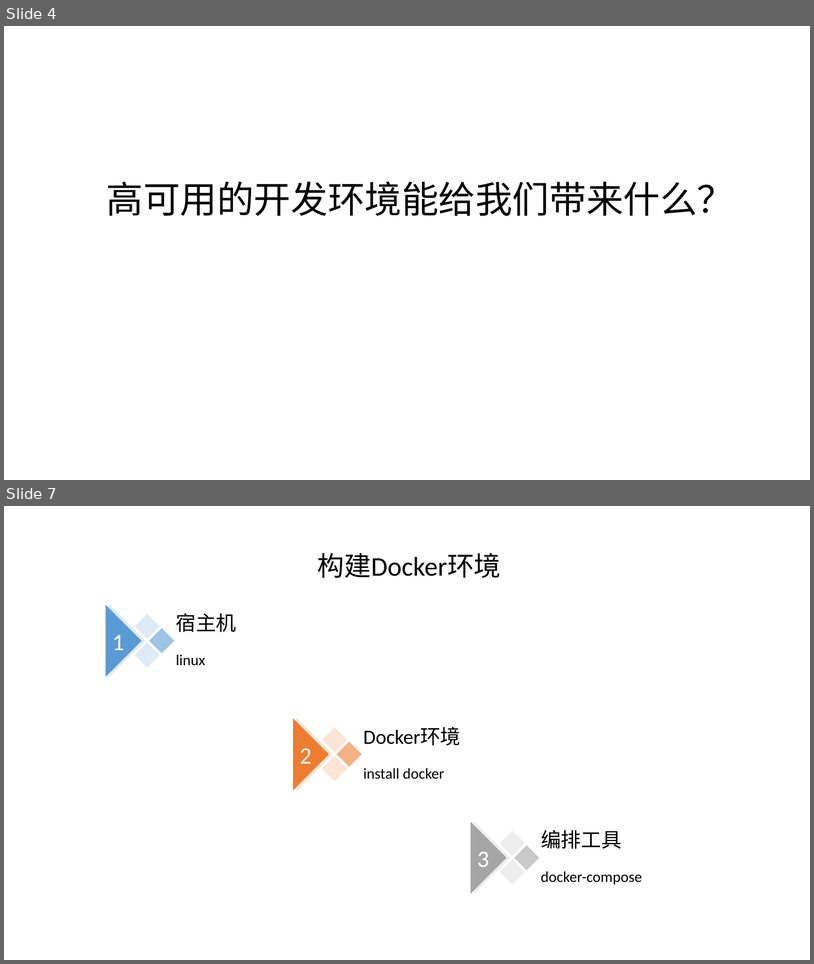
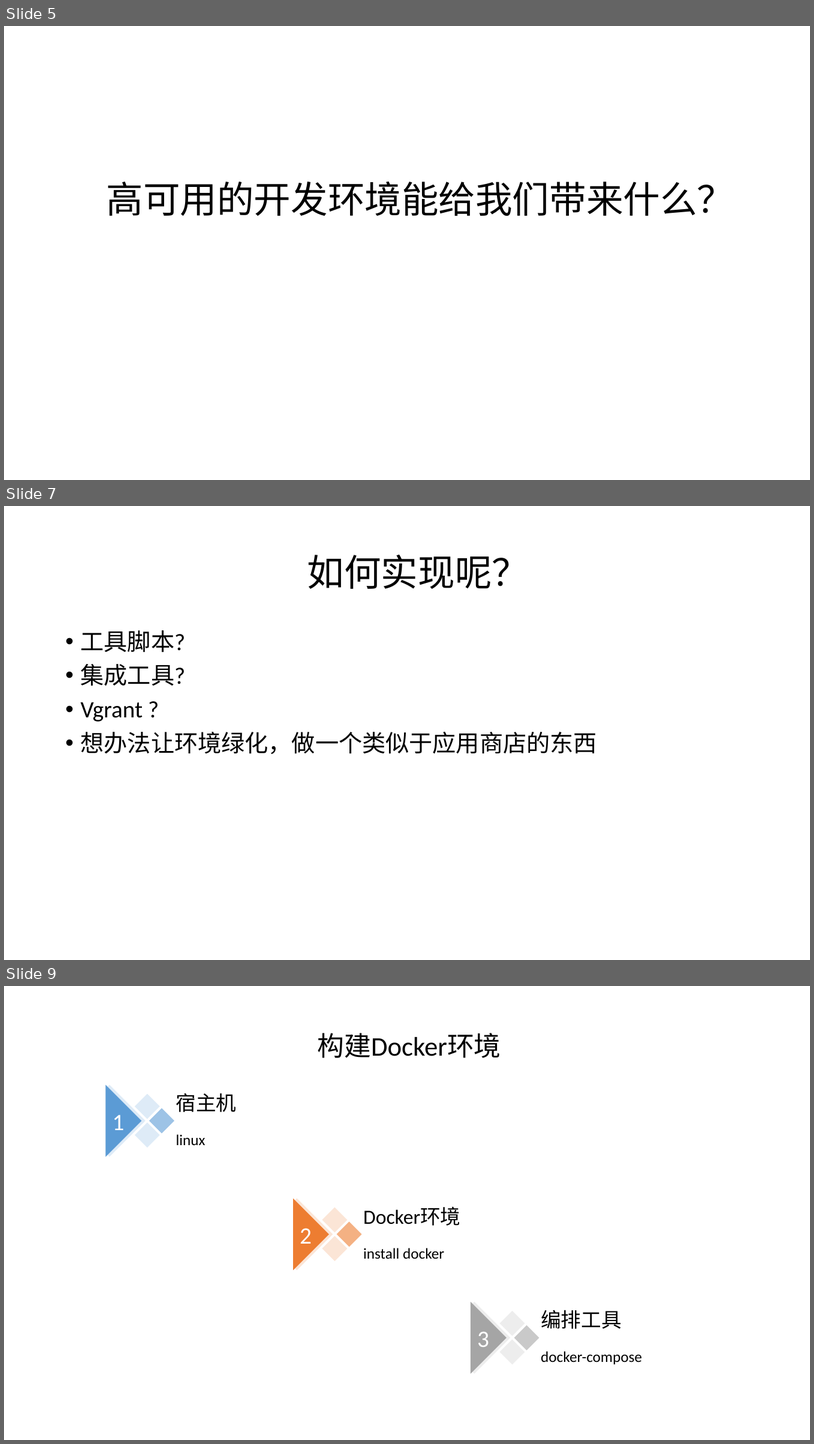
Before and after one commit to gtsigner/docker-samples, a slide deck: 1.Docker高可用的开发环境-preview.pptx. Shown one above the other, each under a label of ours: slides 4 and 7 before the commit, slides 5, 7 and 9 after it; the slides between them are not shown. The pictures are 814x964 and 814x1444 pixels, drawn with LibreOffice and Linux fonts; fonts in the diff are those of the drawing. Boxes give left, top, right and bottom in pixels: in the first picture for what was removed or moved away, otherwise in the second. Text is boxed around its words. In the diff, an @@ line names an element or a change of style, - is before the commit and + after.

```diff
--- a/1.Docker高可用的开发环境-preview.pptx
+++ b/1.Docker高可用的开发环境-preview.pptx
@@ slide 7 added at [4, 506, 810, 960], background #FFFFFF @@
@@ title added at [308, 555, 530, 589], 44 pt, text #000000 @@
+如何实现呢？
@@ text added at [81, 630, 597, 754], 28 pt, text #000000 @@
+• 工具脚本?
+• 集成工具?
+• Vgrant ?
+• 想办法让环境绿化，做一个类似于应用商店的东西
@@ what was slide 4 is now slide 5 @@
@@ what was slide 7 is now slide 9 @@
```
Also in this commit, not shown: 8 slides changed, 1 other slide added.
